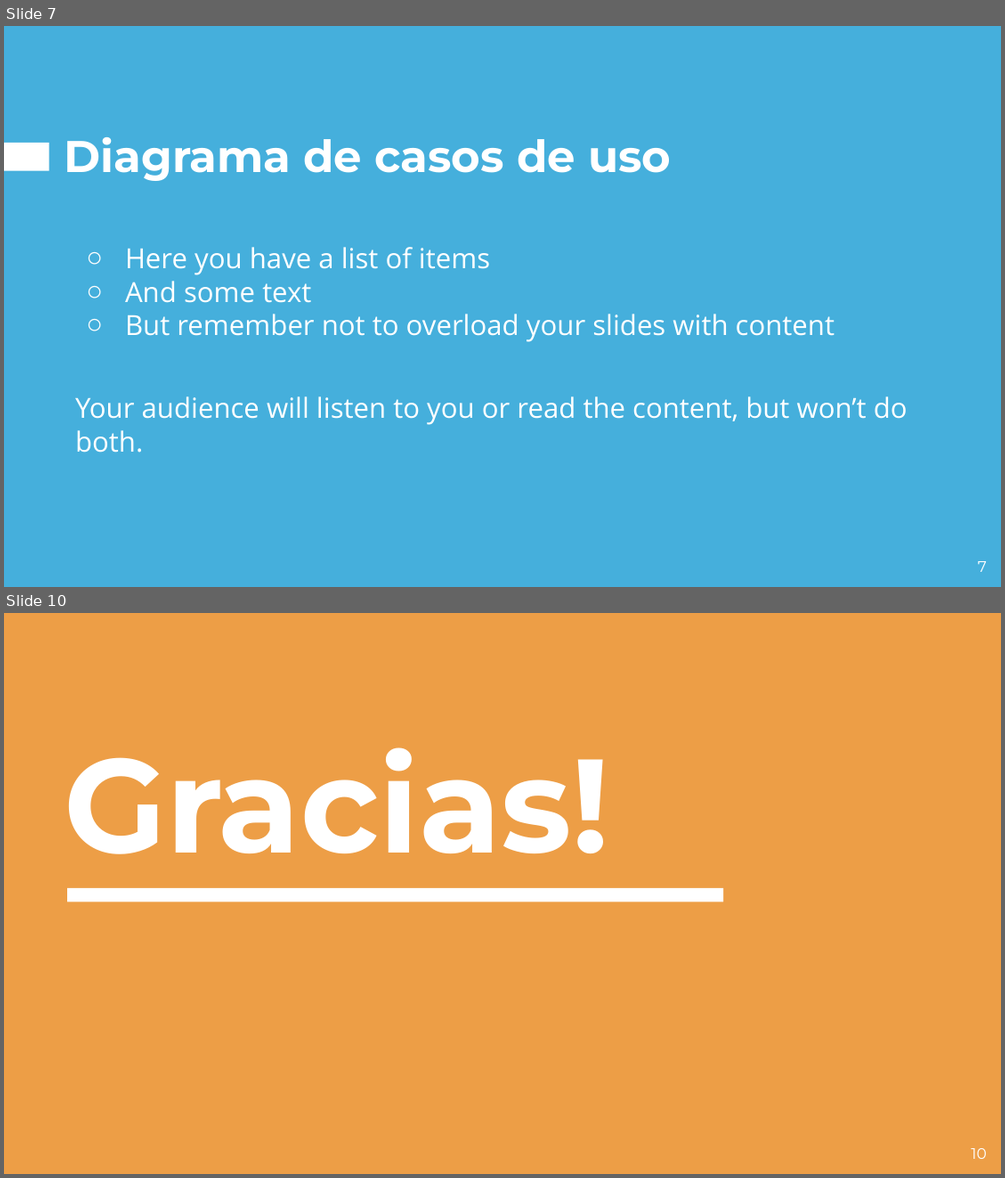
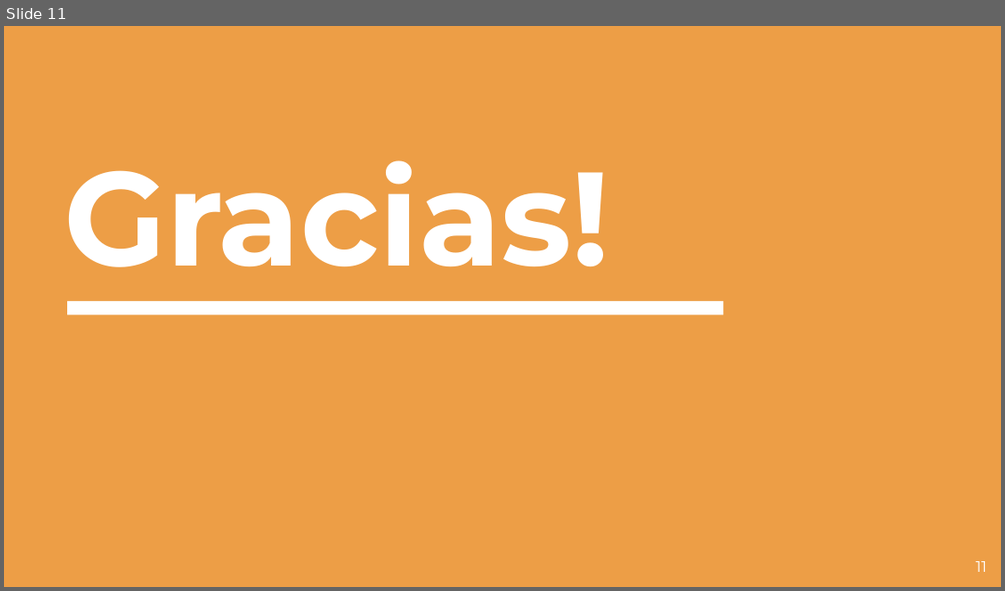
Before and after one commit to ARSW-Team-2020/Draw-It, a slide deck: Presentacion.pptx. Shown one above the other, each under a label of ours: slides 7 and 10 before the commit, slide 11 after it; the slides between them are not shown. The pictures are 1005x1178 and 1005x591 pixels, drawn with LibreOffice and Linux fonts; fonts in the diff are those of the drawing. Boxes give left, top, right and bottom in pixels: in the first picture for what was removed or moved away, otherwise in the second. Text is boxed around its words. In the diff, an @@ line names an element or a change of style, - is before the commit and + after.

```diff
--- a/Presentacion.pptx
+++ b/Presentacion.pptx
@@ slide 7 removed at (4,26,1001,587), background #45AFDC @@
@@ rectangle removed at (4,143,48,170) @@
@@ title removed at (64,137,671,181) @@
-Diagrama de casos de uso
@@ text removed at (75,247,907,452) @@
-○ Here you have a list of items
-○ And some text
-○ But remember not to overload your slides with content
-Your audience will listen to you or read the content, but won’t do both.
@@ page number removed at (978,561,987,572) @@
-7
@@ what was slide 10 is now slide 11 @@
@@ page number at (976,561,987,572): text changed @@
-10
+11
```
Also in this commit, not shown: 5 slides changed, 5 slides added, 3 other slides removed, 5 other files.
